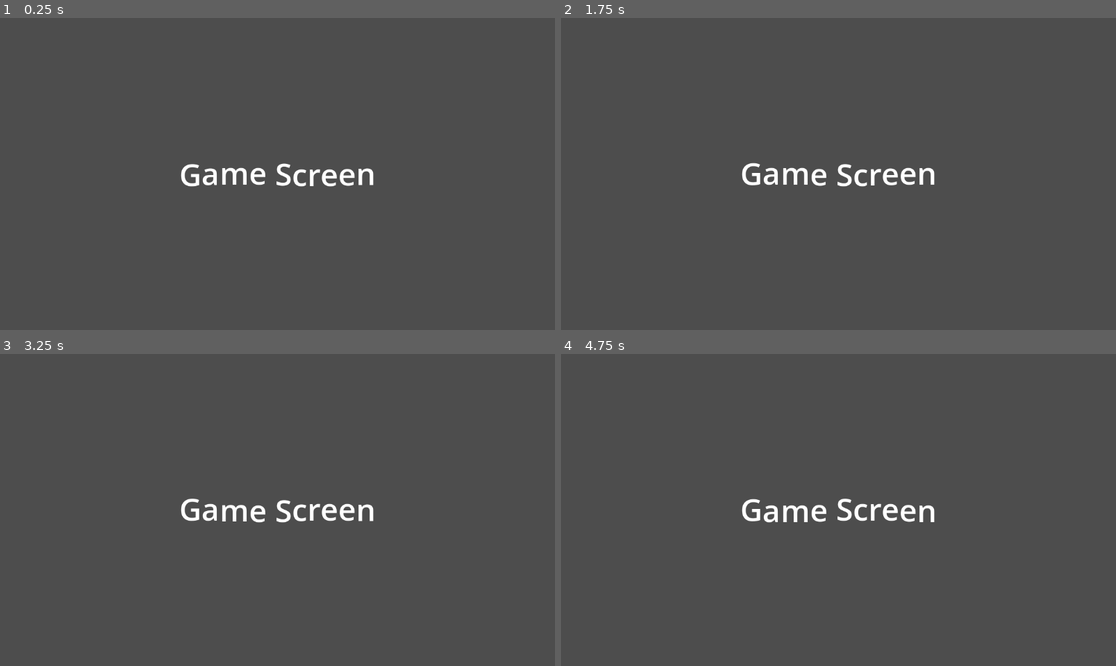
Above: before the commit, frames 1-4 (two rows, left to right).
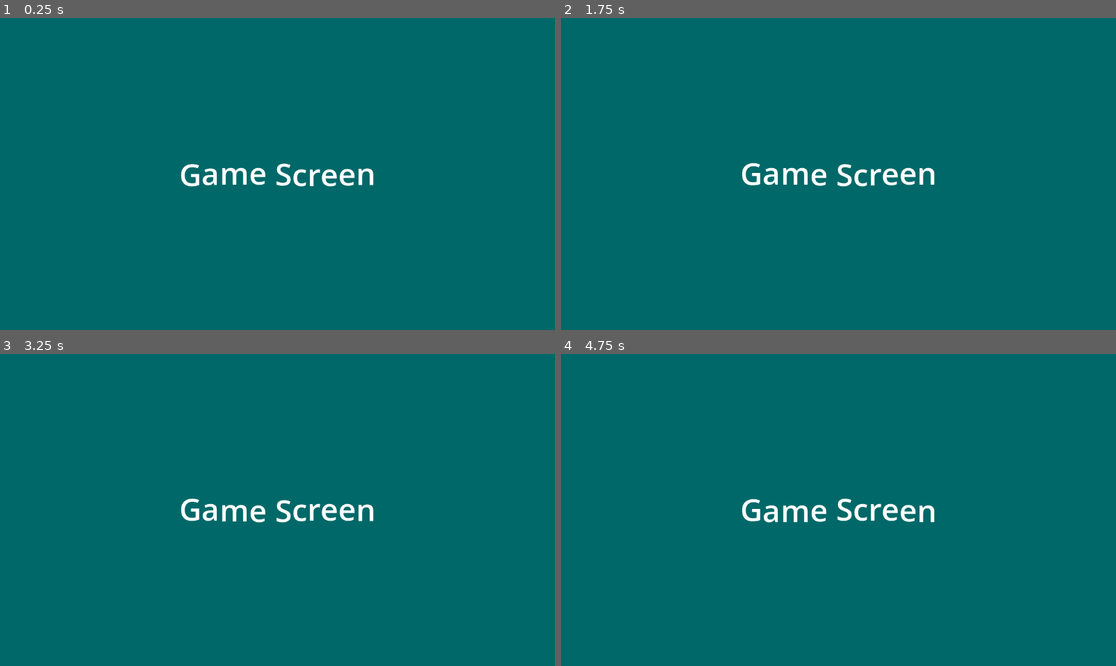
Above: after the commit, the same moments.

Repository: BenjaminVincent/jam-2
Game: Godot game, scene res://scenes/game.tscn
Two runs of this game, one before a commit and one after it. Both use one fixed random seed, a clock stepped at 60 frames per second and the inputs below.
Inputs:
- Up to frame 1 (0.25 s): no input
- Up to frame 2 (1.75 s): no input
- Up to frame 3 (3.25 s): no input
- Up to frame 4 (4.75 s): no input

The runs differ from the first frame. In frame 1, 99% of the frame differs, in the area x 0-100%, y 0-100%; in frame 2, 99%; in frame 3, 99%; in frame 4, 99%.

Commit message:
Added background colour to game screen

Diff:
--- a/scenes/game.tscn
+++ b/scenes/game.tscn
@@ -7,6 +7,12 @@
 anchor_bottom = 1.0
 grow_horizontal = 2
 grow_vertical = 2
+
+[node name="ColorRect" type="ColorRect" parent="." unique_id=1150502816]
+layout_mode = 0
+offset_right = 1152.0
+offset_bottom = 648.0
+color = Color(6.738305e-07, 0.40701604, 0.40718302, 1)
 
 [node name="RichTextLabel" type="RichTextLabel" parent="." unique_id=105060602]
 layout_mode = 1
